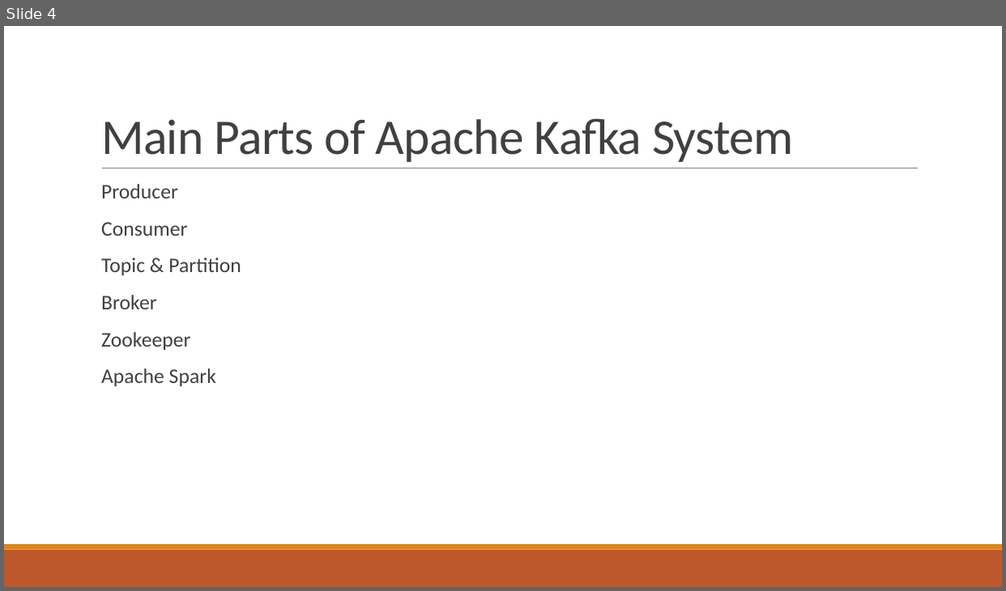
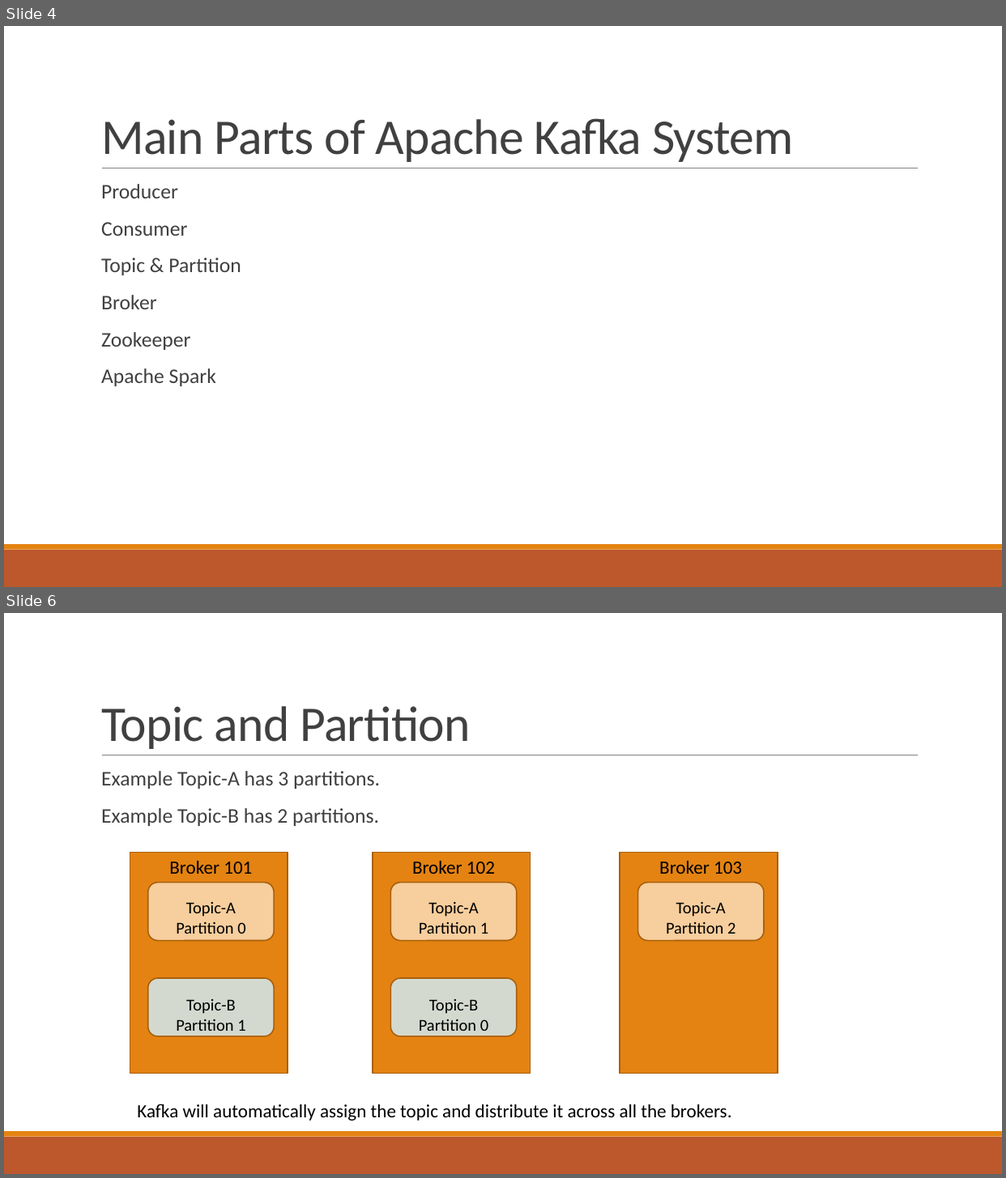
Before and after one commit to Liyenz/DSAID_Data_Engineering_Test, a slide deck: System Design/kafka_system.pptx. Shown one above the other, each under a label of ours: slide 4 before the commit, slides 4 and 6 after it; the slides between them are not shown. The pictures are 1006x591 and 1006x1178 pixels, drawn with LibreOffice and Linux fonts; fonts in the diff are those of the drawing. Boxes give left, top, right and bottom in pixels: in the first picture for what was removed or moved away, otherwise in the second. Text is boxed around its words. In the diff, an @@ line names an element or a change of style, - is before the commit and + after.

```diff
--- a/System Design/kafka_system.pptx
+++ b/System Design/kafka_system.pptx
@@ slide 6 added at box(4, 613, 1002, 1174), background #FFFFFF; not listed: 3 template elements that a slide beside it also shows @@
@@ title added at box(101, 706, 471, 749), 48 pt, text #404040 @@
+Topic and Partition
@@ text added at box(101, 771, 380, 826), 20 pt, text #404040 @@
+  Example Topic-A has 3 partitions.
+  Example Topic-B has 2 partitions.
@@ rectangle added at box(130, 853, 288, 1073), fill #E48312, outline #A9610D 1.25 pt @@
@@ rectangle added at box(373, 853, 530, 1073), fill #E48312, outline #A9610D 1.25 pt @@
@@ rectangle added at box(620, 853, 778, 1073), fill #E48312, outline #A9610D 1.25 pt @@
@@ text added at box(169, 861, 252, 874), 18 pt, text #000000 @@
+Broker 101
@@ text added at box(412, 861, 495, 874), 18 pt, text #000000 @@
+Broker 102
@@ text added at box(659, 861, 742, 874), 18 pt, text #000000 @@
+Broker 103
@@ rounded rectangle added at box(147, 883, 274, 941), fill #F7CE9D, outline #A9610D 1.25 pt @@
@@ text added at box(176, 902, 245, 934), 16 pt, text #000000 @@
+Topic-A
+Partition 0
@@ rounded rectangle added at box(391, 883, 517, 941), fill #F7CE9D, outline #A9610D 1.25 pt @@
@@ text added at box(419, 902, 488, 934), 16 pt, text #000000 @@
+Topic-A
+Partition 1
@@ rounded rectangle added at box(638, 883, 764, 941), fill #F7CE9D, outline #A9610D 1.25 pt @@
@@ text added at box(666, 902, 735, 934), 16 pt, text #000000 @@
+Topic-A
+Partition 2
@@ rounded rectangle added at box(147, 978, 274, 1037), fill #D4D9CF, outline #A9610D 1.25 pt @@
@@ text added at box(176, 999, 245, 1031), 16 pt, text #000000 @@
+Topic-B
+Partition 1
@@ rounded rectangle added at box(391, 978, 517, 1037), fill #D4D9CF, outline #A9610D 1.25 pt @@
@@ text added at box(419, 999, 488, 1031), 16 pt, text #000000 @@
+Topic-B
+Partition 0
@@ text added at box(137, 1104, 732, 1121), 18 pt, text #000000 @@
+Kafka will automatically assign the topic and distribute it across all the brokers.
```
Also in this commit, not shown: 2 slides changed, 1 other slide added.
